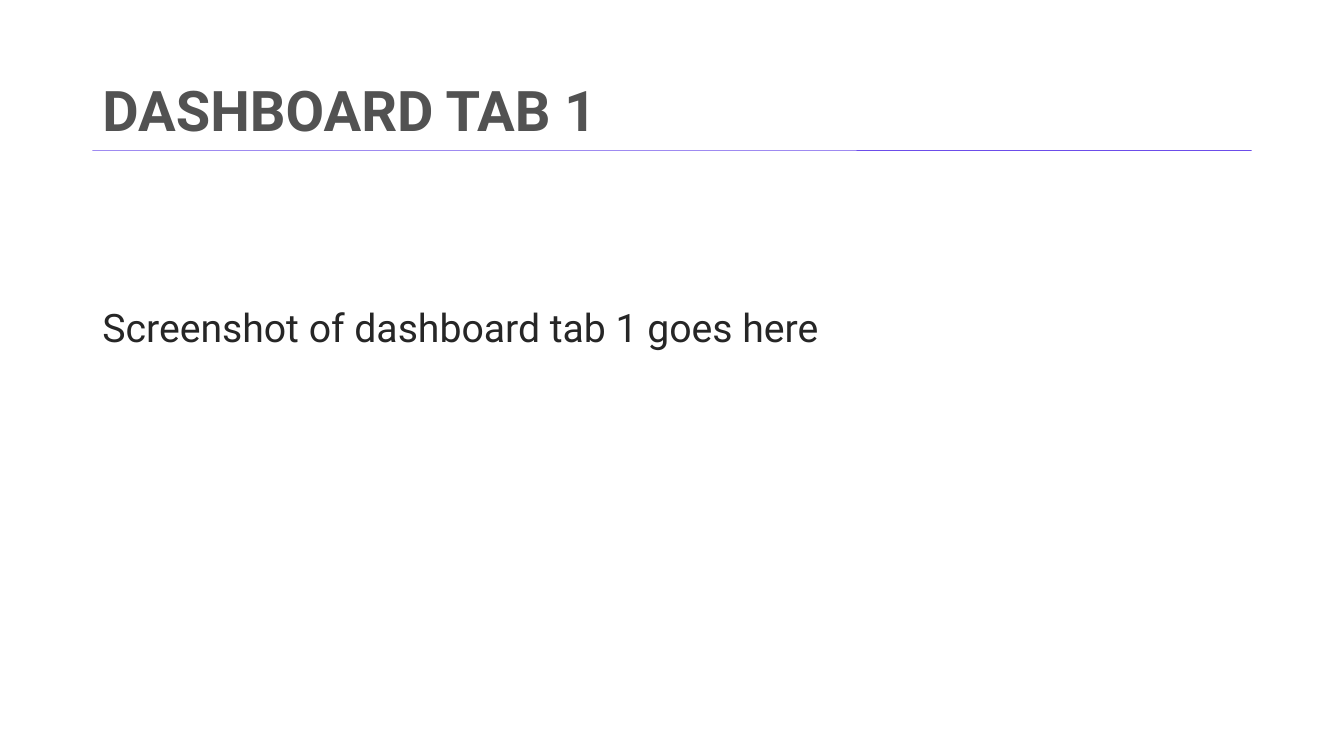
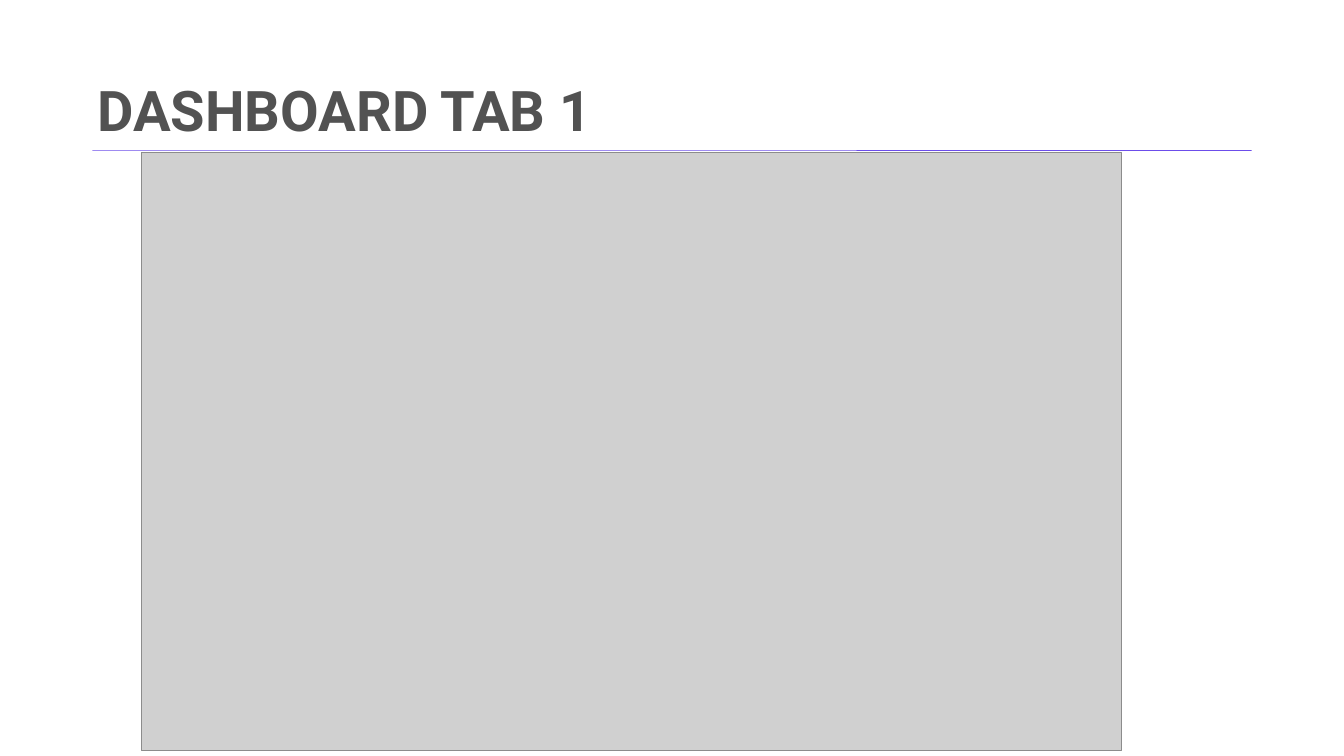
Before and after one commit to popsyacp/IBM-Capstone, a slide deck: slide 11 of M6Capstone-presentation.pptx. Drawn at 1344x756 pixels with LibreOffice and Linux fonts; fonts in the diff are those of the drawing; grey boxes stand for pictures; background and template pictures are left out. Boxes give left, top, right and bottom in pixels: in the first picture for what was removed or moved away, otherwise in the second. Text is boxed around its words. In the diff, an @@ line names an element or a change of style, - is before the commit and + after.

```diff
--- a/M6Capstone-presentation.pptx
+++ b/M6Capstone-presentation.pptx
@@ title "DASHBOARD TAB 1" moved from (x1=102, y1=90, x2=596, y2=132) to (x1=97, y1=90, x2=591, y2=132) @@
@@ picture added at (x1=142, y1=152, x2=1122, y2=751) @@
@@ text removed at (x1=102, y1=312, x2=818, y2=350) @@
-Screenshot of dashboard tab 1 goes here
```
Also in this commit, not shown: 7 other slides changed, 11 slides added, 11 slides removed.
